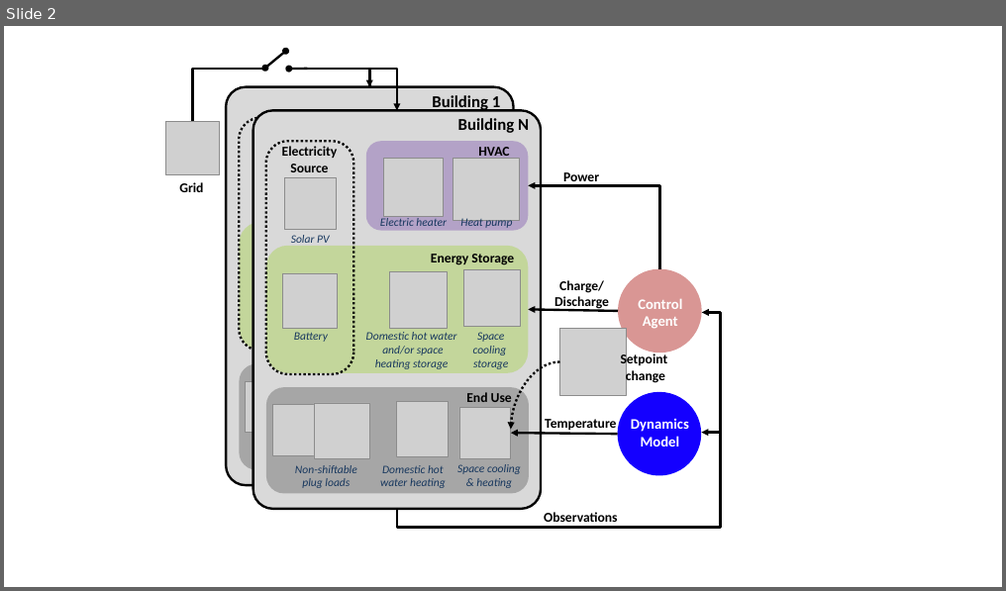
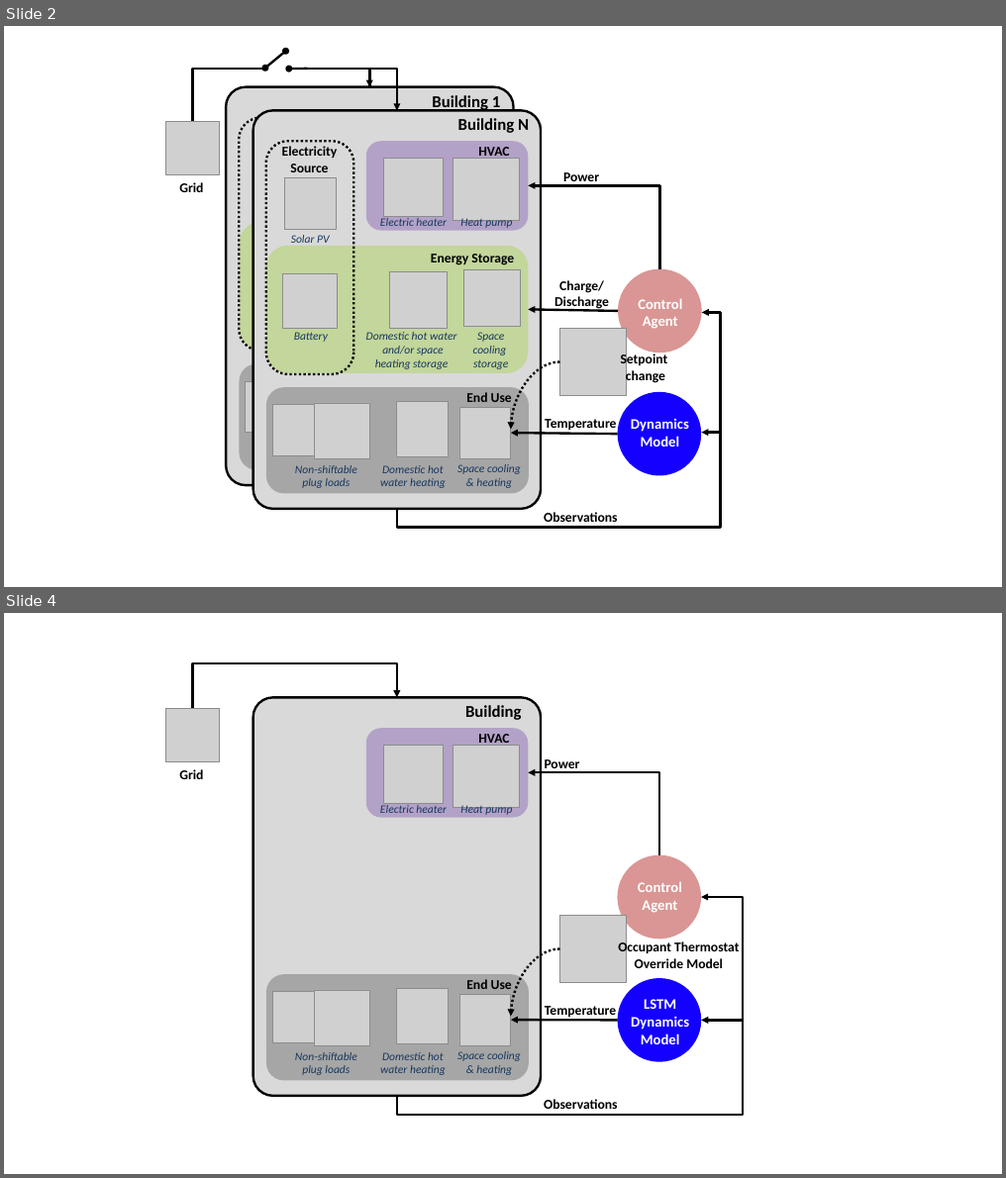
Before and after one commit to intelligent-environments-lab/CityLearn, a slide deck: assets/images/citylearn_systems.pptx. Shown one above the other, each under a label of ours: slide 2 before the commit, slides 2 and 4 after it; the slides between them are not shown. The pictures are 1006x591 and 1006x1178 pixels, drawn with LibreOffice and Linux fonts; fonts in the diff are those of the drawing; grey boxes stand for pictures. Boxes give left, top, right and bottom in pixels: in the first picture for what was removed or moved away, otherwise in the second. Text is boxed around its words. In the diff, an @@ line names an element or a change of style, - is before the commit and + after.

```diff
--- a/assets/images/citylearn_systems.pptx
+++ b/assets/images/citylearn_systems.pptx
@@ slide 4 added at [4,613,1002,1174], background #FFFFFF @@
@@ elbow arrow added from (193, 708) to (397, 697), #000000 2.25 pt @@
@@ picture added at [165,708,220,761] @@
@@ group added at [253,697,541,1096]: 8 texts, 6 pictures, 3 rounded rectangles @@
+End Use
+HVAC
+Electric heater
+Heat pump
+Non-shiftable
+plug loads
+Domestic hot water heating
+Space cooling & heating
+Building
@@ text added at [545,760,580,772], 13 pt, text #000000, bold @@
+Power
@@ text added at [179,769,203,779], 13 pt, text #000000, bold @@
+Grid
@@ elbow arrow added from (659, 856) to (528, 772), #000000 2.25 pt @@
@@ ellipse added at [617,856,701,940], fill #D99694 @@
@@ elbow arrow added from (397, 1096) to (701, 897), #000000 2.25 pt @@
@@ text added at [638,882,682,913], 14 pt, text #FFFFFF, bold @@
+Control
+Agent
@@ picture added at [560,916,627,983] @@
@@ curved arrow added from (560, 950) to (511, 1017), #000000 2.25 pt dashed @@
@@ text added at [618,941,739,968], 13 pt, text #000000, bold @@
+Occupant Thermostat Override Model
@@ ellipse added at [618,978,702,1062], fill #1400FF @@
@@ arrow added from (618, 1020) to (511, 1020), #000000 2.25 pt @@
@@ text added at [545,1006,616,1017], 13 pt, text #000000, bold @@
+Temperature
@@ text added at [631,999,689,1045], 14 pt, text #FFFFFF, bold @@
+LSTM
+Dynamics
+Model
@@ arrow added from (744, 1020) to (702, 1020), #000000 2.25 pt @@
@@ text added at [544,1099,618,1109], 13 pt, text #000000, bold @@
+Observations
```
Also in this commit, not shown: 2 slides changed, 1 other slide added.
